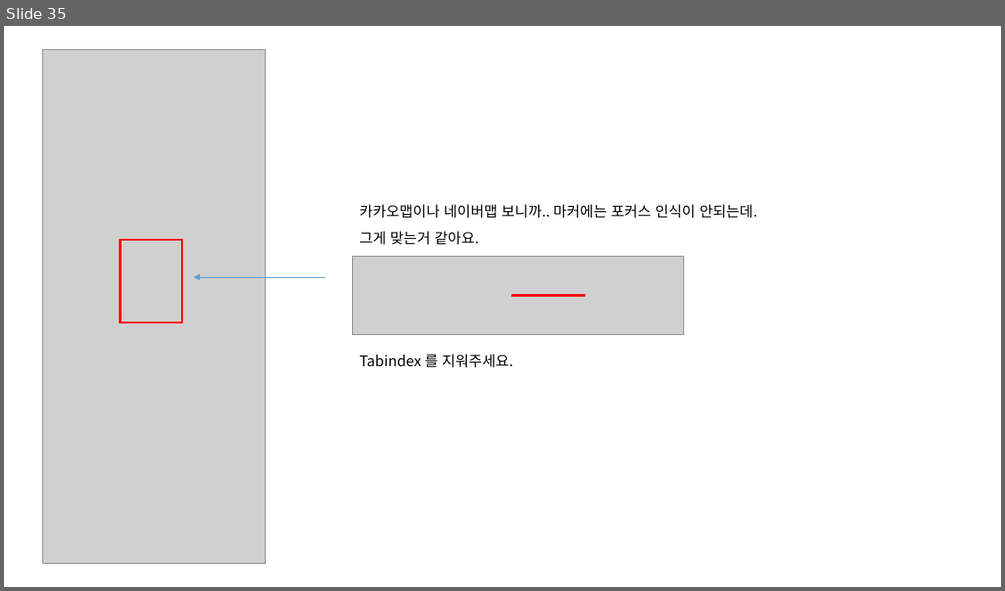
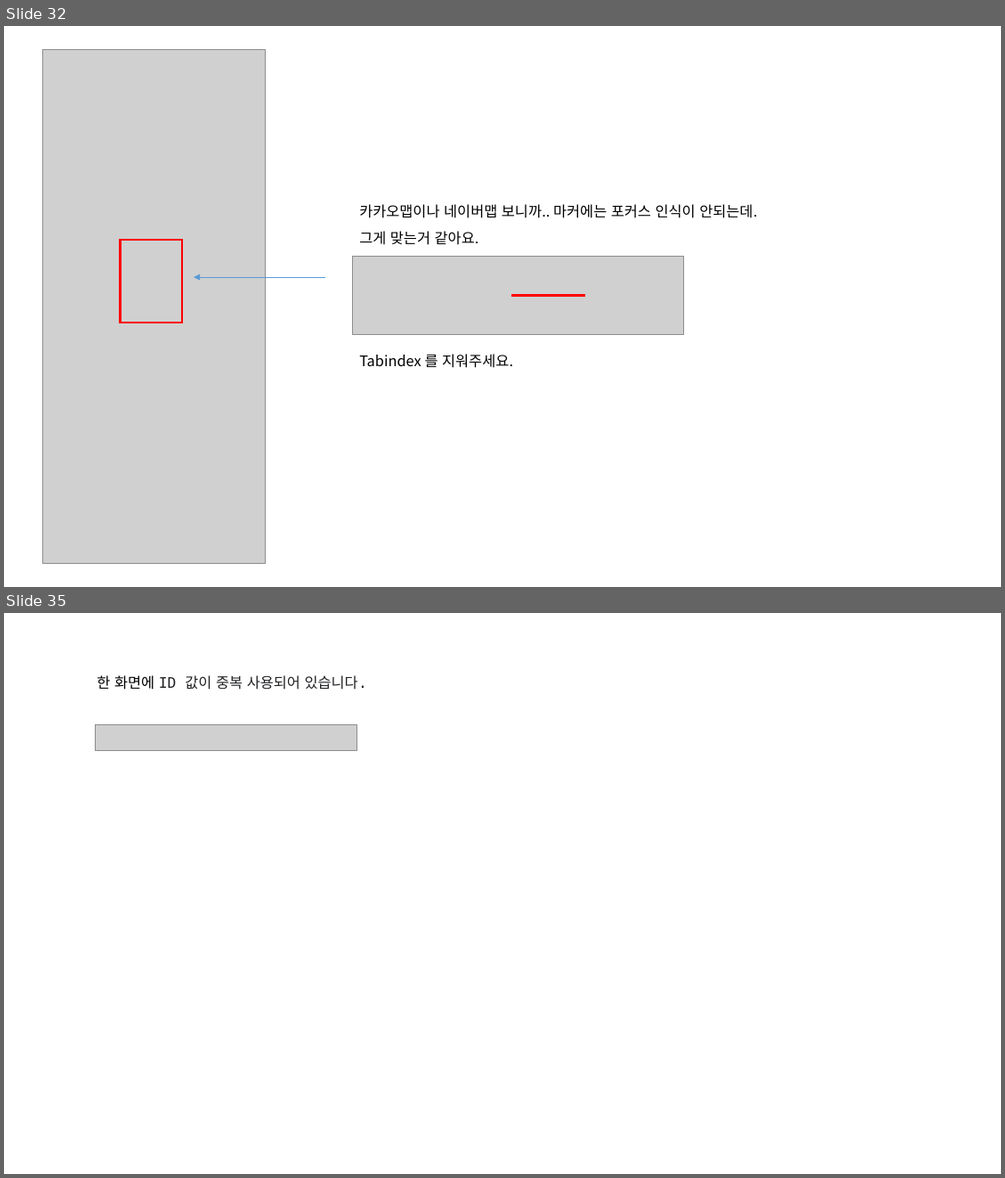
Before and after one commit to jeoungGyy/sejong, a slide deck: ppt/웹접근성 오류 체크(운영).pptx. Shown one above the other, each under a label of ours: slide 35 before the commit, slides 32 and 35 after it; the slides between them are not shown. The pictures are 1005x591 and 1005x1178 pixels, drawn with LibreOffice and Linux fonts; fonts in the diff are those of the drawing; grey boxes stand for pictures. Boxes give left, top, right and bottom in pixels: in the first picture for what was removed or moved away, otherwise in the second. Text is boxed around its words. In the diff, an @@ line names an element or a change of style, - is before the commit and + after.

```diff
--- a/ppt/웹접근성 오류 체크(운영).pptx
+++ b/ppt/웹접근성 오류 체크(운영).pptx
@@ slide 35 added at <box>4,613,1001,1174</box>, background #FFFFFF @@
@@ text added at <box>97,675,367,690</box>, 14 pt, text #202124 @@
+한 화면에 ID 값이 중복 사용되어 있습니다.
@@ picture added at <box>95,725,357,751</box> @@
@@ what was slide 35 is now slide 32 @@
```
Also in this commit, not shown: 1 slide changed, 2 other slides added, 2 slides removed.
